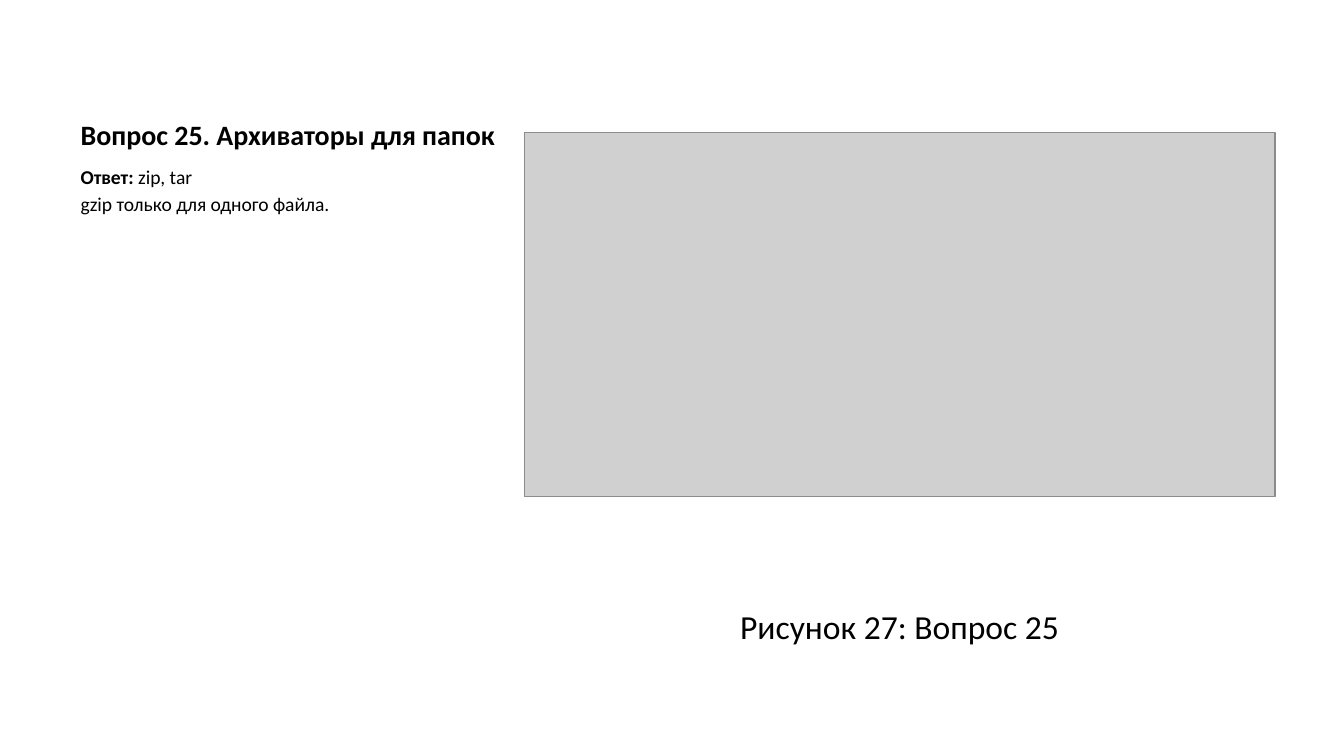
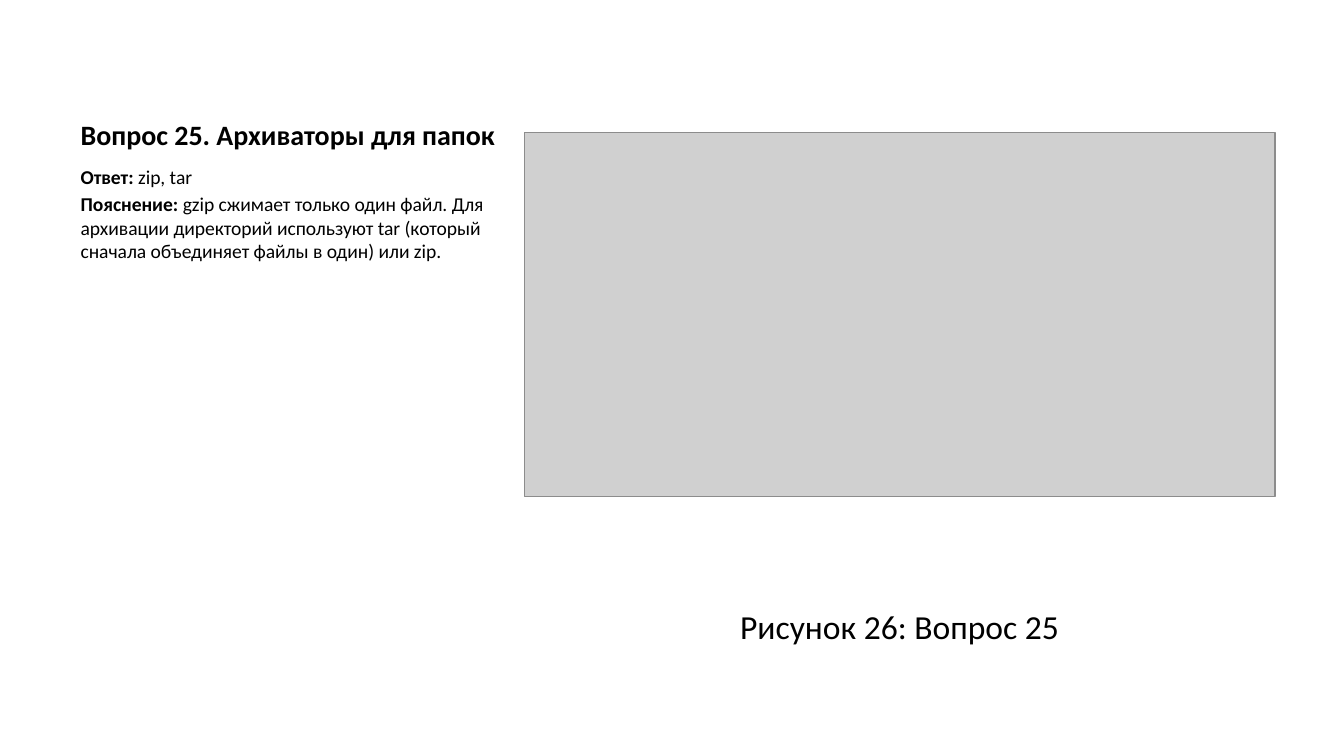
Before and after one commit to asivanova1/stepik-linux-course, a slide deck: slide 38 of stepik/razdel/01/presentation/output/presentation_stepik_1.pptx (slide 39 before the commit). Drawn at 1344x756 pixels with LibreOffice and Linux fonts; fonts in the diff are those of the drawing; grey boxes stand for pictures. Boxes give left, top, right and bottom in pixels: in the first picture for what was removed or moved away, otherwise in the second. Text is boxed around its words. In the diff, an @@ line names an element or a change of style, - is before the commit and + after.

```diff
--- a/stepik/razdel/01/presentation/output/presentation_stepik_1.pptx
+++ b/stepik/razdel/01/presentation/output/presentation_stepik_1.pptx
@@ text at (81, 197, 484, 262): text changed @@
-gzip только для одного файла.
+Пояснение: gzip сжимает только один файл. Для архивации директорий используют tar (который сначала объединяет файлы в один) или zip.
@@ text at (740, 616, 1059, 645): text changed @@
-Рисунок 27: Вопрос 25
+Рисунок 26: Вопрос 25
```
Also in this commit, not shown: 31 other slides changed, 3 slides removed, 25 other files.
